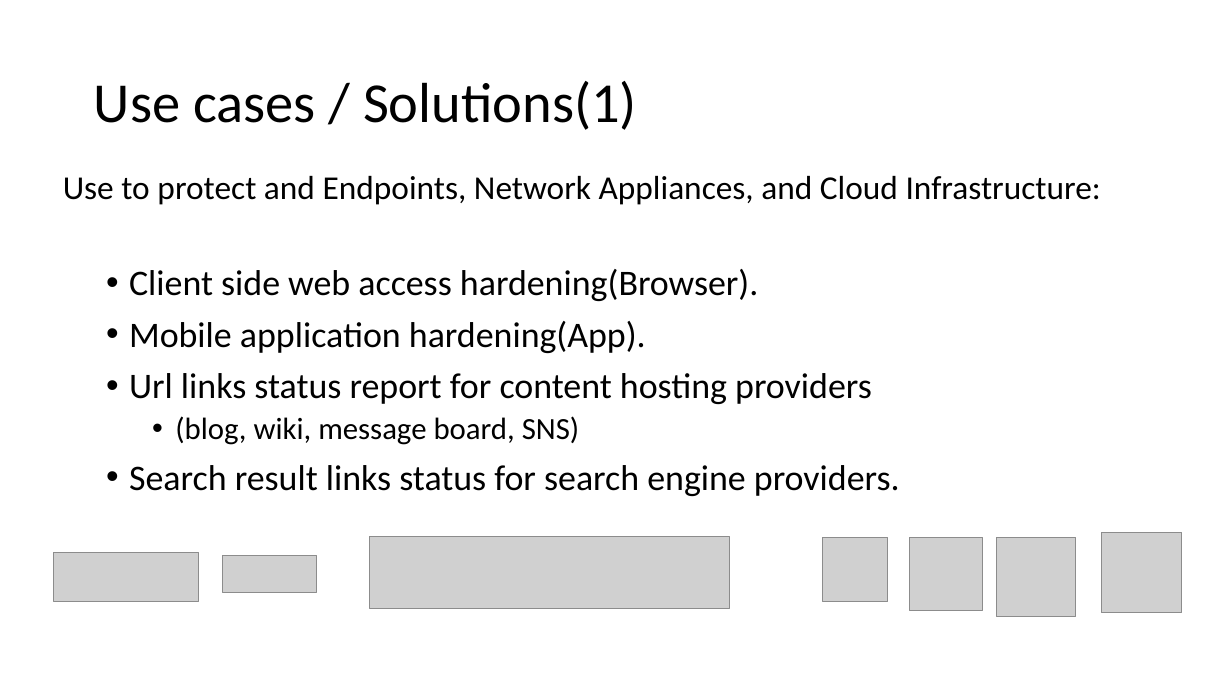
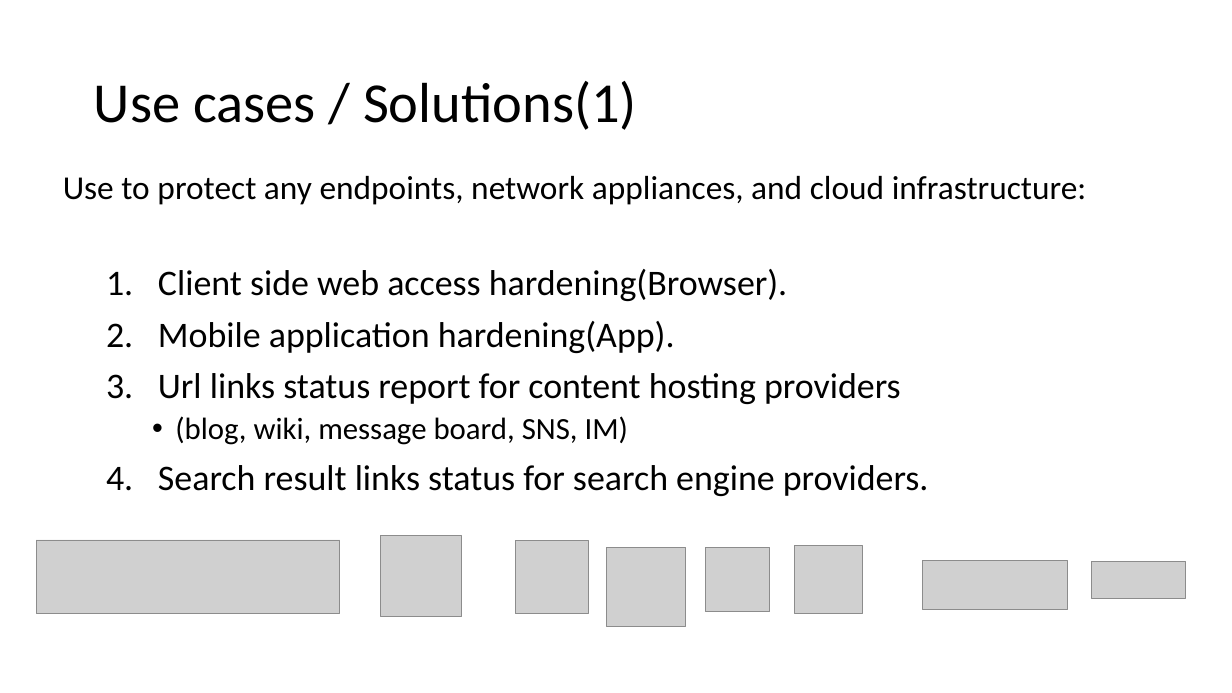
Before and after one commit to jacqbb/webscan, a slide deck: slide 14 of urlinfo_presentation.pptx (slide 15 before the commit). Drawn at 1232x693 pixels with LibreOffice and Linux fonts; fonts in the diff are those of the drawing; grey boxes stand for pictures; background and template pictures are left out. Boxes give left, top, right and bottom in pixels: in the first picture for what was removed or moved away, otherwise in the second. Text is boxed around its words. In the diff, an @@ line names an element or a change of style, - is before the commit and + after.

```diff
--- a/urlinfo_presentation.pptx
+++ b/urlinfo_presentation.pptx
@@ text at (63,176,1087,205): text changed @@
-Use to protect and Endpoints, Network Appliances, and Cloud Infrastructure:
+Use to protect any endpoints, network appliances, and cloud infrastructure:
@@ text at (158,269,929,496): bullet • to 1. @@
@@ text at (175,416,628,445): text changed @@
-  • (blog, wiki, message board, SNS)
+  • (blog, wiki, message board, SNS, IM)
@@ picture removed at (369,537,729,609) @@
@@ picture: place and size @@
-picture at (1102,532,1183,614)
+picture at (381,536,462,617)
@@ picture added at (36,540,340,614) @@
@@ picture: place and size @@
-picture at (909,537,982,610)
+picture at (516,541,589,614)
@@ picture: place and size @@
-picture at (996,537,1076,616)
+picture at (606,547,686,627)
@@ picture: place and size @@
-picture at (823,537,888,602)
+picture at (705,547,770,612)
@@ picture added at (795,545,862,614) @@
@@ picture: place and size @@
-picture at (54,553,199,602)
+picture at (922,561,1067,610)
@@ picture: place and size @@
-picture at (223,555,317,592)
+picture at (1092,561,1186,598)
```
Also in this commit, not shown: 17 other slides changed, 1 slide removed, 5 other files.
